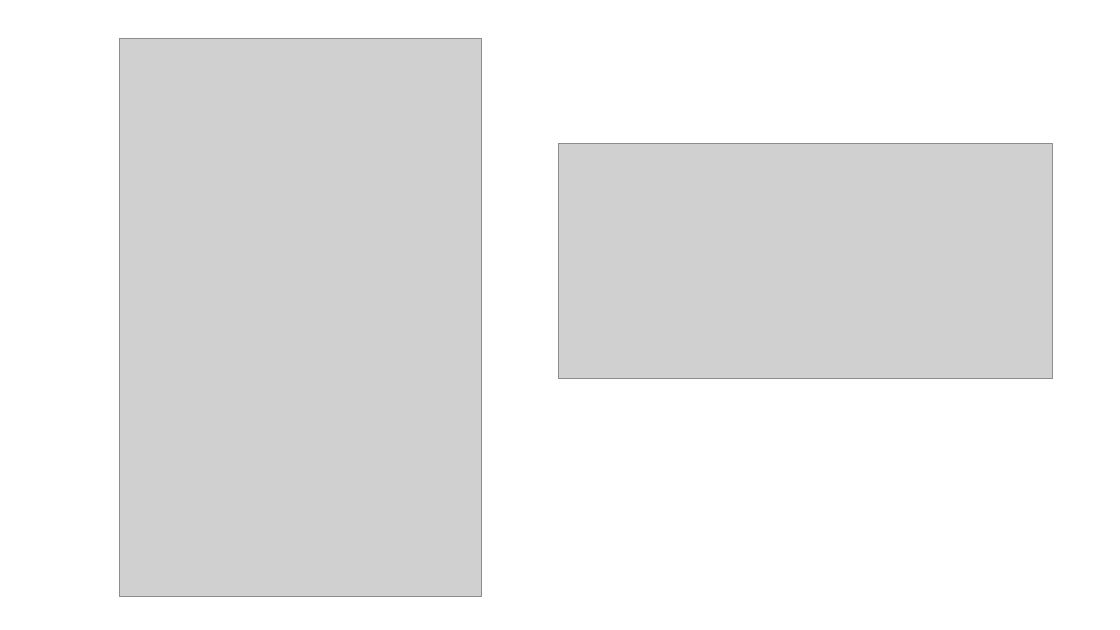
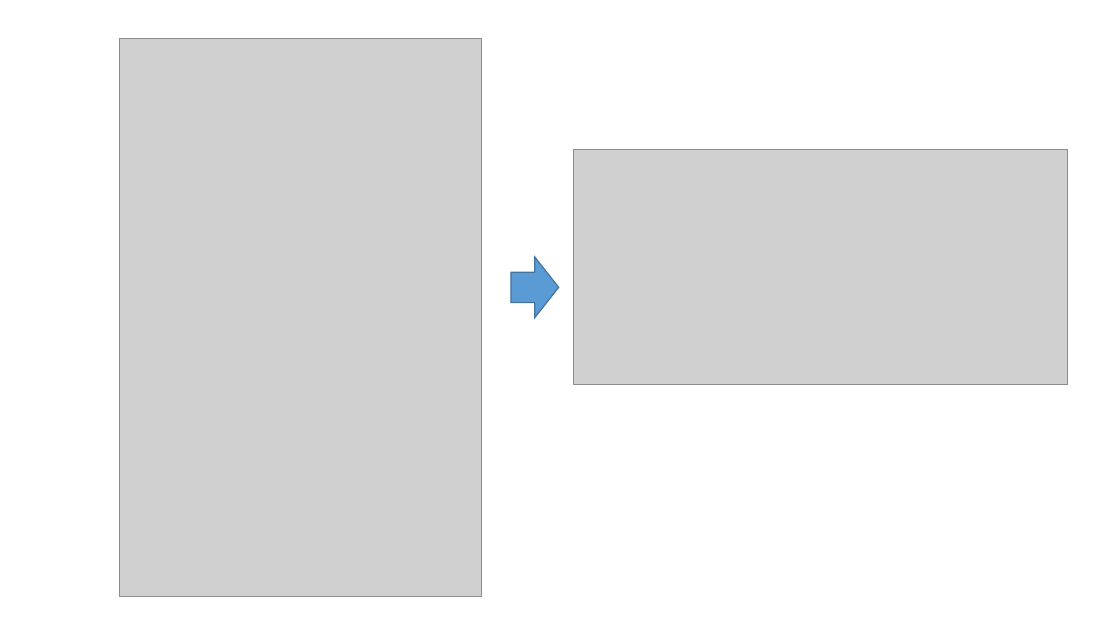
Before and after one commit to jamessdixon/Trinug.MainMeeting.March2017, a slide deck: slide 6 of Presentation/AzureFunctions.pptx. Drawn at 1120x630 pixels with LibreOffice and Linux fonts; fonts in the diff are those of the drawing; grey boxes stand for pictures. Boxes give left, top, right and bottom in pixels: in the first picture for what was removed or moved away, otherwise in the second. Text is boxed around its words. In the diff, an @@ line names an element or a change of style, - is before the commit and + after.

```diff
--- a/Presentation/AzureFunctions.pptx
+++ b/Presentation/AzureFunctions.pptx
@@ picture: place and size @@
-picture at (559, 144, 1053, 379)
+picture at (574, 150, 1068, 385)
@@ right arrow added at (511, 257, 559, 318), fill #5B9BD5, outline #43739E 1 pt @@
```
Also in this commit, not shown: 7 other slides changed, 5 other files.
